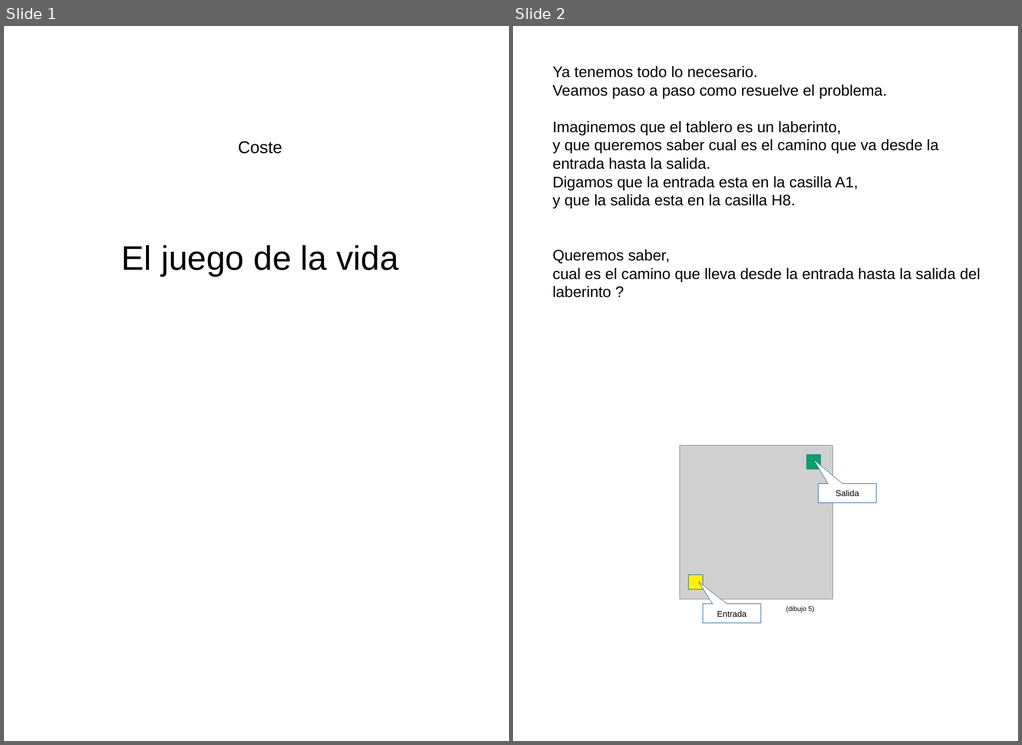
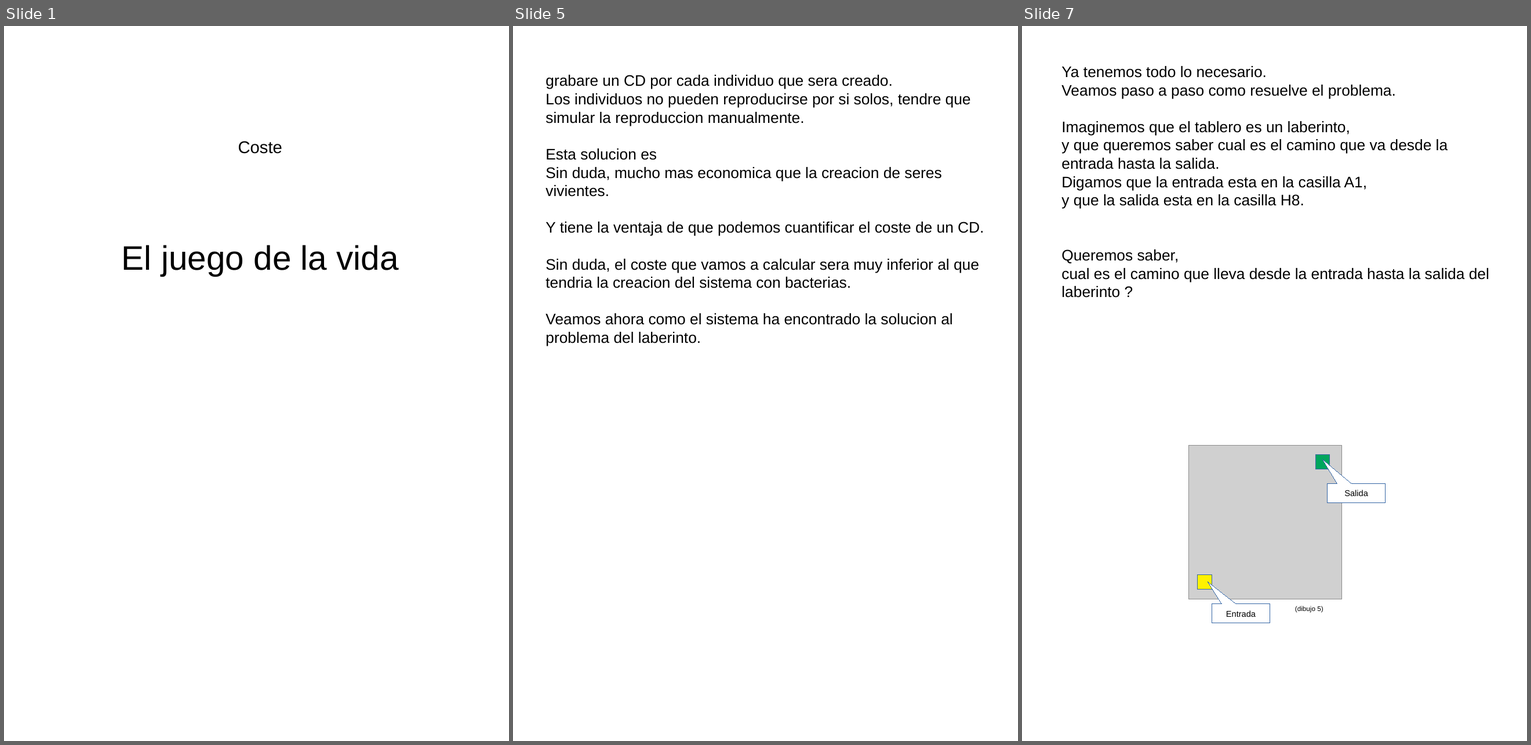
Before and after one commit to fabhrius/La-Cosa, a slide deck: capitulos/Coste/Coste.odp. Shown side by side, each under a label of ours: slides 1 and 2 before the commit, slides 1, 5 and 7 after it; the slides between them are not shown. The pictures are 1022x745 and 1531x745 pixels, drawn with LibreOffice and Linux fonts; fonts in the diff are those of the drawing; grey boxes stand for pictures. Boxes give left, top, right and bottom in pixels: in the first picture for what was removed or moved away, otherwise in the second. Text is boxed around its words. In the diff, an @@ line names an element or a change of style, - is before the commit and + after.

Commit message:
Coste.odp - inicio

```diff
--- a/capitulos/Coste/Coste.odp
+++ b/capitulos/Coste/Coste.odp
@@ slide 5 added at (x1=513, y1=26, x2=1018, y2=741), background #FFFFFF @@
@@ text added at (x1=545, y1=75, x2=984, y2=346), 18 pt, text #000000 @@
+grabare un CD por cada individuo que sera creado.
+Los individuos no pueden reproducirse por si solos, tendre que simular la reproduccion manualmente.
+Esta solucion es
+Sin duda, mucho mas economica que la creacion de seres vivientes.
+Y tiene la ventaja de que podemos cuantificar el coste de un CD.
+Sin duda, el coste que vamos a calcular sera muy inferior al que tendria la creacion del sistema con bacterias.
+Veamos ahora como el sistema ha encontrado la solucion al problema del laberinto.
@@ what was slide 2 is now slide 7 @@
```
Also in this commit, not shown: 4 other slides added, 1 other file.
